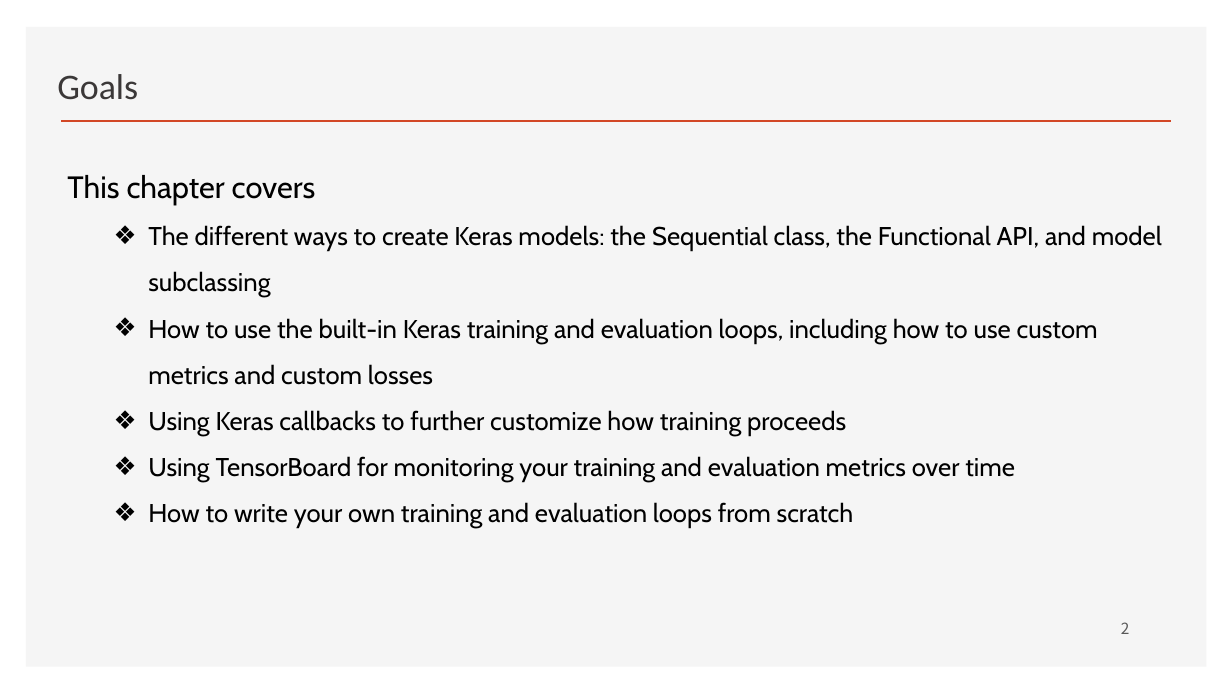
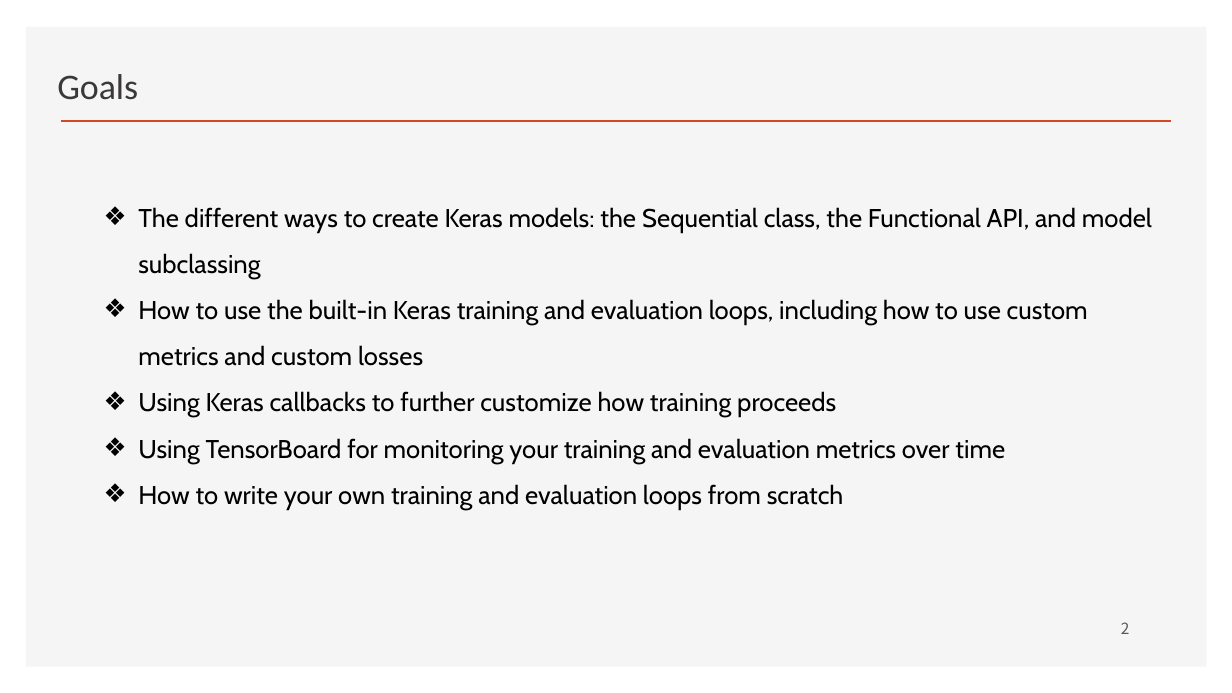
Before and after one commit to ancestor9/2026_Fall_Deep-Learning-with-Python, a slide deck: slide 2 of Chapter 07 A deep dive on Keras.pptx. Drawn at 1232x693 pixels with LibreOffice and Linux fonts; fonts in the diff are those of the drawing; background and template pictures are left out. Boxes give left, top, right and bottom in pixels: in the first picture for what was removed or moved away, otherwise in the second. Text is boxed around its words. In the diff, an @@ line names an element or a change of style, - is before the commit and + after.

```diff
--- a/Chapter 07 A deep dive on Keras.pptx
+++ b/Chapter 07 A deep dive on Keras.pptx
@@ text at [67, 175, 316, 205]: paragraph removed @@
-This chapter covers
@@ text "The different ways to create ...": place and size @@
-text "The different ways to create ..." at [67, 175, 1162, 528]
+text "The different ways to create ..." at [138, 207, 1152, 509]
```
Also in this commit, not shown: 1 slide added, 1 slide removed, 1 other file.
